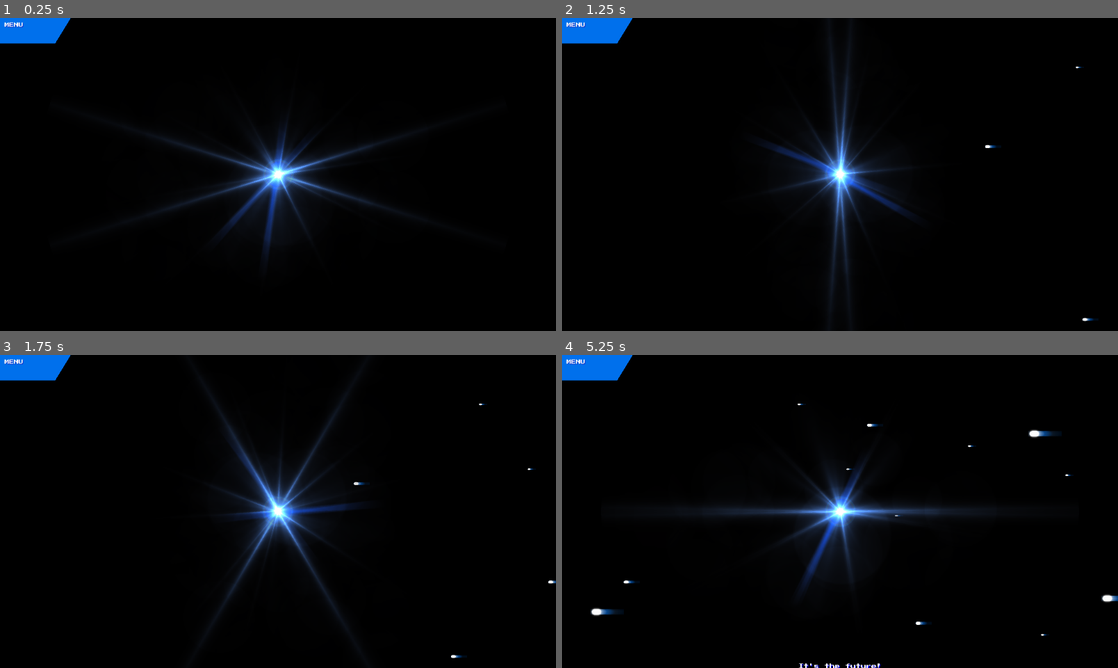
Above: before the commit, frames 1-4 (two rows, left to right).
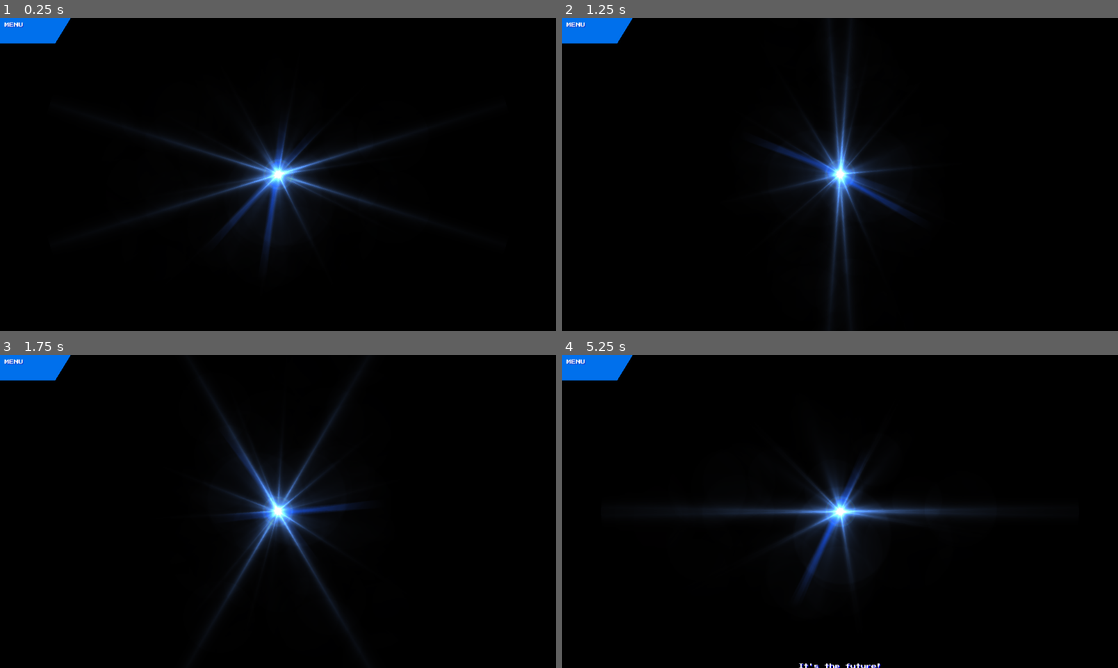
Above: after the commit, the same moments.

Repository: sveinjo/robot-rumble
Game: Godot game, scene res://scenes/credits.tscn
Same seed, same stepped clock (60 frames per second), same inputs: the game is played once before the commit and once after it. Sound files missing from this copy of the repository are replaced by a short silence.
Inputs (mouse positions are in pixels of both pictures, inside the frame that each line leads up to):
- Up to frame 1 (0.25 s): no input
- Up to frame 2 (1.25 s): tap Enter at 0.5 s; move the mouse to (962, 158) at 0.52 s; hold D from 0.53 s (still down); tap Delete at 0.6 s; click (962, 158) at 0.67 s
- Up to frame 3 (1.75 s): move the mouse to (166, 527) at 1.27 s; release D at 1.28 s; hold S from 1.28 s (still down); tap Q at 1.35 s; click (166, 527) at 1.42 s
- Up to frame 4 (5.25 s): move the mouse to (895, 442) at 2.02 s; release S at 2.03 s; hold D 2.03-2.78 s; hold E 2.03-2.78 s; click (895, 442) at 2.17 s; move the mouse to (812, 574) at 2.77 s; hold W 2.78-3.53 s; tap Delete at 2.85, 5.1 s; click (812, 574) at 2.92 s; move the mouse to (1006, 558) at 3.52 s; hold Q 3.53-4.28 s; hold A 3.53-5.03 s; click (1006, 558) at 3.67 s; move the mouse to (673, 464) at 4.27 s; tap E at 4.35 s; click (673, 464) at 4.42 s; move the mouse to (867, 511) at 5.02 s; hold S from 5.03 s (still down); click (867, 511) at 5.17 s

Frame 1 is identical in both runs. In frame 2, less than 0.1% of the frame differs, in the area x 76-97%, y 15-97%; in frame 3, less than 0.1%; in frame 4, 0.4%, in the area x 5-100%, y 15-90%.

Commit message:
Made star particles global.

Diff:
--- a/diagame/project.godot
+++ b/diagame/project.godot
@@ -24,6 +24,7 @@
 
 Global="*res://scripts/global.gd"
 MusicManager="*res://scripts/music_manager.gd"
+StarfieldManager="*res://scripts/starfield_manager.gd"
 
 [display]
 
--- a/diagame/scripts/credit_main.gd
+++ b/diagame/scripts/credit_main.gd
@@ -29,26 +29,22 @@
 Your stores of food and insulin have been taken, and you must get them back!"""
 
 var scroll_speed: float = 1.0
-var star_spawn_timer: float = 0.0
-var star_spawn_interval: float = 20.0 / 60.0  # 20 frames at 60 FPS
 var arcade_font: Font
-
-# Preload particle scenes
-var particle_star1_scene = preload("res://scenes/particle_star1.tscn")
-var particle_star2_scene = preload("res://scenes/particle_star2.tscn")
-var particle_star3_scene = preload("res://scenes/particle_star3.tscn")
 
 func _ready():
 	# Load the arcade font
 	arcade_font = load("res://assets/fonts/PressStart2P-Regular.ttf")
+	Global.star_speed = 2.0
+	Global.star_size = 1.0
+	Global.set_starfield_spawn_interval(20.0 / 60.0)
+	Global.set_starfield_enabled(true)
 
 	# Credit fade texts are now added directly in the scene file
 	# No need to create them dynamically
 
-	# Start the star particle timer
-	star_spawn_timer = star_spawn_interval
+	# Shared persistent starfield now handled by StarfieldManager autoload.
 
-func _process(delta):
+func _process(_delta):
 	# Scroll upward (y decreases)
 	position.y -= scroll_speed
 
@@ -56,11 +52,6 @@
 	if position.y <= -1088:
 		position.y = 1088
 
-	# Spawn star particles periodically
-	star_spawn_timer -= delta
-	if star_spawn_timer <= 0:
-		create_star_particle()
-		star_spawn_timer = star_spawn_interval
 
 func _input(event):
 	# On right-click, go to mission select.
@@ -82,26 +73,3 @@
 
 	# White main text
 	draw_multiline_string(font, text_pos, story_text, HORIZONTAL_ALIGNMENT_CENTER, text_width, font_size, -1, Color.WHITE)
-
-func create_star_particle():
-	"""Create a random star particle (equivalent to createStarParticle.gml)"""
-	var range_val = 1080
-	var star_line = randf() * range_val
-	var star_type = randf() * 3
-	var particle_scene
-
-	# Choose particle type based on random value
-	if star_type > 2:
-		particle_scene = particle_star3_scene
-	elif star_type > 1:
-		particle_scene = particle_star2_scene
-	else:
-		particle_scene = particle_star1_scene
-
-	# Place in lower portion of screen
-	star_line = 1080 - 20 - range_val + star_line
-
-	# Create and add to parent scene
-	var particle = particle_scene.instantiate()
-	particle.position = Vector2(1920, star_line)
-	get_parent().add_child(particle)
--- a/diagame/scripts/fight_room.gd
+++ b/diagame/scripts/fight_room.gd
@@ -20,10 +20,6 @@
 var hero_textures: Dictionary = {}
 var enemy_textures: Dictionary = {}
 
-var particle_star1_scene = preload("res://scenes/particle_star1.tscn")
-var particle_star2_scene = preload("res://scenes/particle_star2.tscn")
-var particle_star3_scene = preload("res://scenes/particle_star3.tscn")
-
 var selected_heroes: Array[int] = []
 var mission_enemies: Array[int] = []
 var mission_data: Dictionary = {}
@@ -41,7 +37,6 @@
 var xp_reward: int = 0
 
 var action_timer: float = 0.0
-var star_timer: float = 0.0
 var hit_timer: float = 0.0
 var post_victory_timer: float = 0.0
 var pending_hit: bool = false
@@ -71,7 +66,6 @@
 	strike_index = 0
 	enemies_left = right_fighters.size()
 	action_timer = START_DELAY
-	star_timer = 0.05
 	hit_timer = 0.0
 	post_victory_timer = 0.0
 	pending_hit = false
@@ -183,34 +177,15 @@
 
 func _process(delta: float):
 	_update_layout_to_viewport()
-	_update_starfield(delta)
+	_update_starfield_state(delta)
 	_update_fighter_motion(delta)
 	_update_battle_timeline(delta)
 	queue_redraw()
 
-func _update_starfield(delta: float):
-	star_timer -= delta
-	if star_timer > 0.0:
-		return
-	star_timer = max(0.02, 0.08 / max(1.0, Global.star_speed))
-	_create_star_particle()
+func _update_starfield_state(_delta: float):
+	# Keep fight-room acceleration effect while shared manager handles actual spawning.
 	Global.star_speed = min(14.0, Global.star_speed * 1.003)
 	Global.star_size = min(10.0, Global.star_size * 1.003)
-
-func _create_star_particle():
-	var star_line := randf() * 1080.0
-	var t := randf() * 3.0
-	var ps: PackedScene
-	if t > 2.0:
-		ps = particle_star3_scene
-	elif t > 1.0:
-		ps = particle_star2_scene
-	else:
-		ps = particle_star1_scene
-	var p: Node2D = ps.instantiate()
-	p.position = Vector2(1920, star_line)
-	p.z_index = -50
-	add_child(p)
 
 func _update_fighter_motion(delta: float):
 	for i in range(left_fighters.size()):
--- a/diagame/scripts/global.gd
+++ b/diagame/scripts/global.gd
@@ -200,6 +200,24 @@
 		return
 	seed_progression_data()
 
+func set_starfield_enabled(value: bool):
+	if has_node("/root/StarfieldManager"):
+		get_node("/root/StarfieldManager").set_enabled(value)
+
+func set_starfield_spawn_interval(value: float):
+	if has_node("/root/StarfieldManager"):
+		get_node("/root/StarfieldManager").set_spawn_interval(value)
+
+func clear_starfield_particles():
+	if has_node("/root/StarfieldManager"):
+		get_node("/root/StarfieldManager").clear_particles()
+
+func reset_starfield_defaults():
+	star_speed = 2.0
+	star_size = 1.0
+	if has_node("/root/StarfieldManager"):
+		get_node("/root/StarfieldManager").reset_defaults()
+
 func save_game_state(path: String = "user://savegame.json") -> bool:
 	var save_data: Dictionary = {
 		"version": 1,
--- a/diagame/scripts/home_base.gd
+++ b/diagame/scripts/home_base.gd
@@ -13,12 +13,6 @@
 var frame_texture: Texture2D
 var flare_texture: Texture2D
 var hero_textures: Dictionary = {}
-
-var particle_star1_scene = preload("res://scenes/particle_star1.tscn")
-var particle_star2_scene = preload("res://scenes/particle_star2.tscn")
-var particle_star3_scene = preload("res://scenes/particle_star3.tscn")
-
-var star_timer: float = 0.10
 
 var tiles: Array[Dictionary] = [
 	{"caption": "CARBS", "value": "10", "hero": false},
@@ -70,32 +64,9 @@
 	scale = Vector2(fit_scale, fit_scale)
 	position = (viewport_size - (DESIGN_SIZE * fit_scale)) * 0.5
 
-func _process(delta: float):
+func _process(_delta: float):
 	_update_layout_to_viewport()
-	_update_starfield(delta)
 	queue_redraw()
-
-func _update_starfield(delta: float):
-	star_timer -= delta
-	if star_timer > 0.0:
-		return
-	star_timer = 20.0 / 60.0
-	_create_star_particle()
-
-func _create_star_particle():
-	var star_line := randf() * 1080.0
-	var t := randf() * 3.0
-	var ps: PackedScene
-	if t > 2.0:
-		ps = particle_star3_scene
-	elif t > 1.0:
-		ps = particle_star2_scene
-	else:
-		ps = particle_star1_scene
-	var p: Node2D = ps.instantiate()
-	p.position = Vector2(1920, star_line)
-	p.z_index = -50
-	add_child(p)
 
 func _input(event: InputEvent):
 	if not (event is InputEventMouseButton) or not event.pressed:
--- a/diagame/scripts/mission_select.gd
+++ b/diagame/scripts/mission_select.gd
@@ -4,7 +4,6 @@
 const SLOT_Y: Array[int] = [0, 143, 452, 761]
 const HERO_Y: Array[int] = [0, 68, 260, 452, 644, 836]
 const CARD_SIZE := Vector2(176, 176)
-const STAR_SPAWN_INTERVAL := 20.0 / 60.0
 
 var frame_texture: Texture2D
 var hero_textures: Dictionary = {}
@@ -12,11 +11,6 @@
 var arcade_font: Font
 
 var hovered_slot: int = 0
-var star_spawn_timer: float = STAR_SPAWN_INTERVAL
-
-var particle_star1_scene = preload("res://scenes/particle_star1.tscn")
-var particle_star2_scene = preload("res://scenes/particle_star2.tscn")
-var particle_star3_scene = preload("res://scenes/particle_star3.tscn")
 var particle_overlay_scene = preload("res://scenes/particle_overlay.tscn")
 
 func _ready():
@@ -28,8 +22,6 @@
 	_load_textures()
 	_setup_ambient_fx()
 	_generate_missions_if_needed()
-
-	star_spawn_timer = STAR_SPAWN_INTERVAL
 	queue_redraw()
 
 func _load_textures():
@@ -123,7 +115,6 @@
 func _process(delta: float):
 	_update_hover_state()
 	_update_mission_fades(delta)
-	_update_star_particles(delta)
 	queue_redraw()
 
 func _update_hover_state():
@@ -149,29 +140,6 @@
 				mission["isNew"] = false
 			Global.arrayMissions[i] = mission
 
-func _update_star_particles(delta: float):
-	star_spawn_timer -= delta
-	if star_spawn_timer <= 0.0:
-		_create_star_particle()
-		star_spawn_timer = STAR_SPAWN_INTERVAL
-
-func _create_star_particle():
-	var star_line := randf() * 1080.0
-	var star_type := randf() * 3.0
-	var particle_scene: PackedScene
-
-	if star_type > 2.0:
-		particle_scene = particle_star3_scene
-	elif star_type > 1.0:
-		particle_scene = particle_star2_scene
-	else:
-		particle_scene = particle_star1_scene
-
-	var particle: Node2D = particle_scene.instantiate()
-	particle.position = Vector2(1920, star_line)
-	particle.z_index = -50
-	add_child(particle)
-
 func _input(event: InputEvent):
 	if event is InputEventMouseButton and event.button_index == MOUSE_BUTTON_LEFT and event.pressed:
 		_handle_left_click(event.position)
--- /dev/null
+++ b/diagame/scripts/starfield_manager.gd
@@ -0,0 +1,61 @@
+extends CanvasLayer
+
+const DEFAULT_SPAWN_INTERVAL := 20.0 / 60.0
+
+var enabled: bool = true
+var spawn_interval: float = DEFAULT_SPAWN_INTERVAL
+var spawn_timer: float = DEFAULT_SPAWN_INTERVAL
+
+var particle_star1_scene = preload("res://scenes/particle_star1.tscn")
+var particle_star2_scene = preload("res://scenes/particle_star2.tscn")
+var particle_star3_scene = preload("res://scenes/particle_star3.tscn")
+
+var container: Node2D
+
+func _ready():
+	layer = -50
+	container = Node2D.new()
+	container.name = "StarContainer"
+	add_child(container)
+	spawn_timer = spawn_interval
+
+func _process(delta: float):
+	if not enabled:
+		return
+	spawn_timer -= delta
+	if spawn_timer > 0.0:
+		return
+	_create_star_particle()
+	spawn_timer = max(0.01, spawn_interval)
+
+func _create_star_particle():
+	var viewport_size: Vector2 = get_viewport().get_visible_rect().size
+	var star_line := randf() * viewport_size.y
+	var star_type := randf() * 3.0
+	var particle_scene: PackedScene
+
+	if star_type > 2.0:
+		particle_scene = particle_star3_scene
+	elif star_type > 1.0:
+		particle_scene = particle_star2_scene
+	else:
+		particle_scene = particle_star1_scene
+
+	var particle: Node2D = particle_scene.instantiate()
+	particle.position = Vector2(viewport_size.x, star_line)
+	container.add_child(particle)
+
+func set_enabled(value: bool):
+	enabled = value
+
+func set_spawn_interval(value: float):
+	spawn_interval = max(0.01, value)
+
+func clear_particles():
+	for child in container.get_children():
+		child.queue_free()
+
+func reset_defaults():
+	enabled = true
+	spawn_interval = DEFAULT_SPAWN_INTERVAL
+	spawn_timer = spawn_interval
Not shown, added: diagame/scripts/starfield_manager.gd.uid
